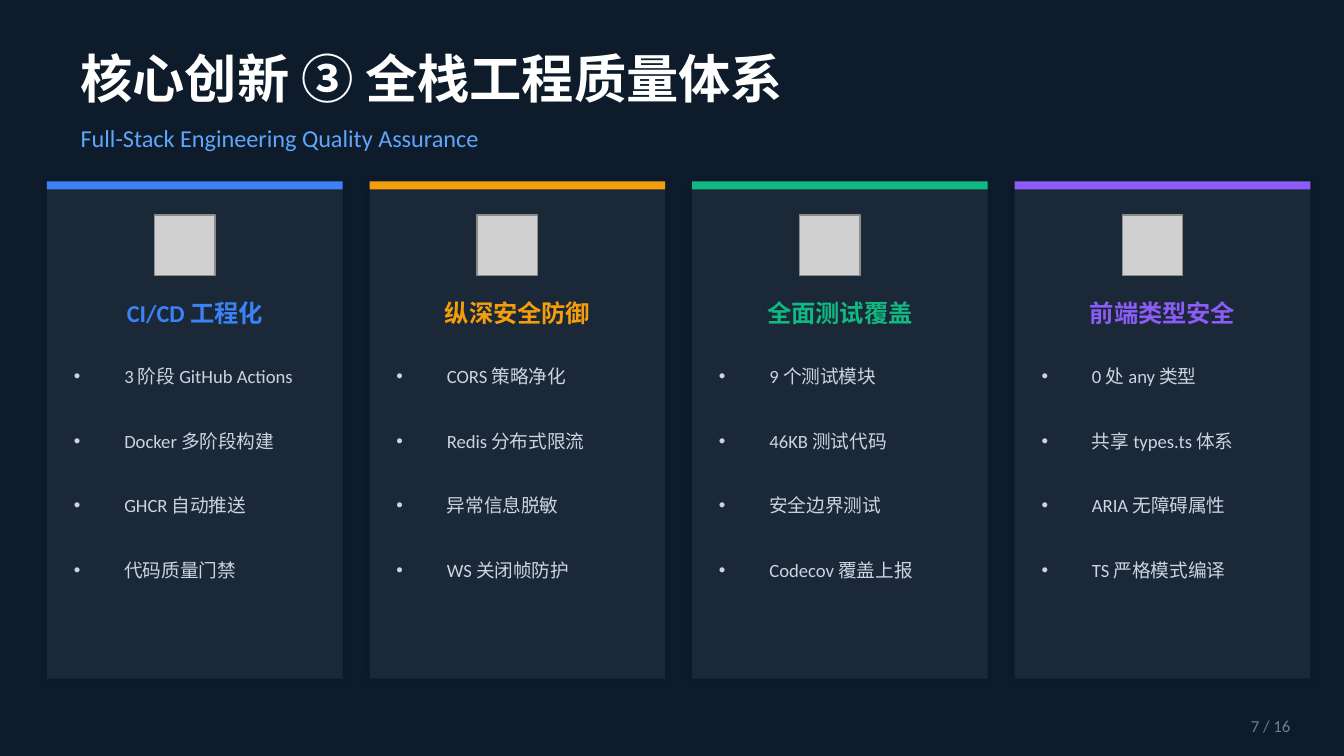
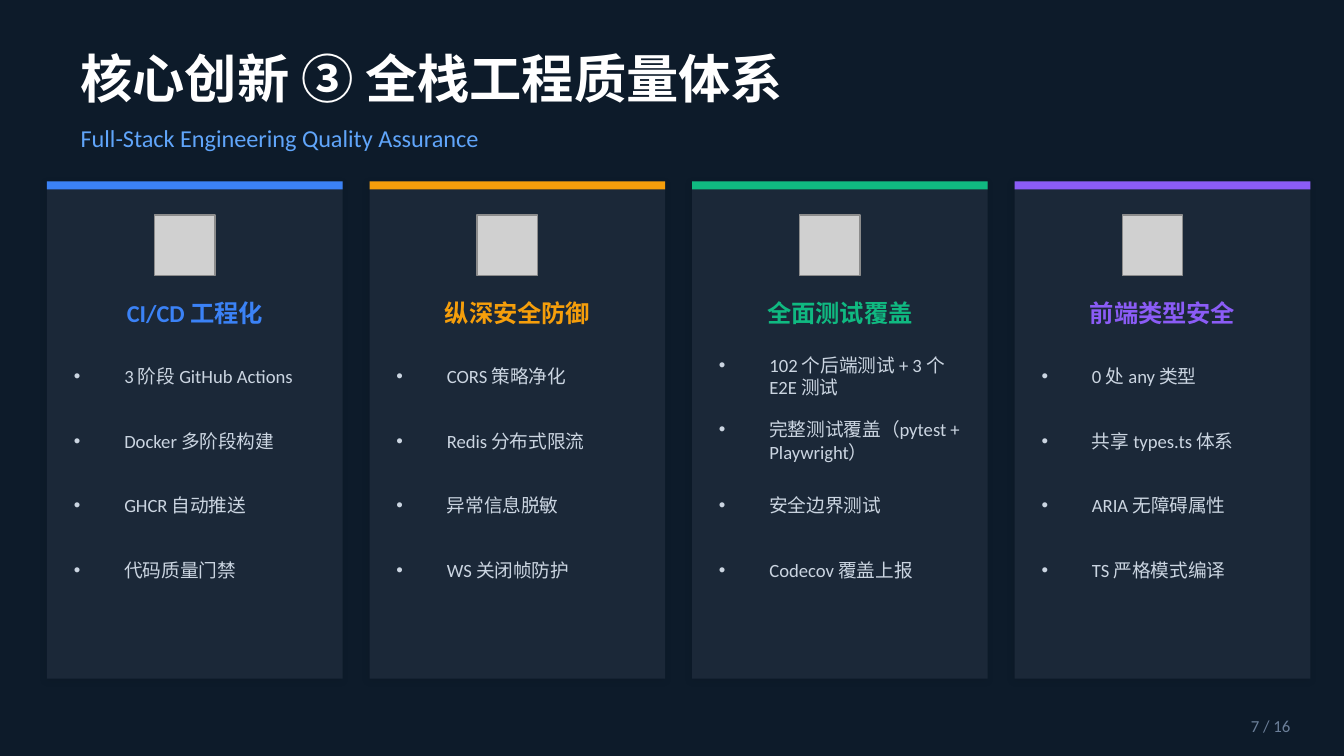
Before and after one commit to yigenfeng0707-netizen/finagent-pro, a slide deck: slide 7 of FinAgent-Pro-比赛答辩PPT.pptx. Drawn at 1344x756 pixels with LibreOffice and Linux fonts; fonts in the diff are those of the drawing; grey boxes stand for pictures. Boxes give left, top, right and bottom in pixels: in the first picture for what was removed or moved away, otherwise in the second. Text is boxed around its words. In the diff, an @@ line names an element or a change of style, - is before the commit and + after.

```diff
--- a/FinAgent-Pro-比赛答辩PPT.pptx
+++ b/FinAgent-Pro-比赛答辩PPT.pptx
@@ text at bbox=[769, 356, 945, 396]: text changed @@
-• 9 个测试模块
+• 102 个后端测试 + 3 个 E2E 测试
@@ text at bbox=[769, 420, 946, 462]: text changed @@
-• 46KB 测试代码
+• 完整测试覆盖（pytest + Playwright）
```
Also in this commit, not shown: 2 other slides changed, 9 other files.
